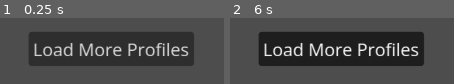
Above: before the commit, frames 1-2 (left to right).
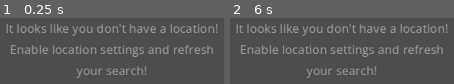
Above: after the commit, the same moments.

Repository: meet-directory/directory-app
Game: Godot game, scene res://app/main_screen/profile_explorer/profile_scroller/end_of_results_page.tscn
The game is run twice, just before and just after one commit, with the same random seed, the same clock (stepped at 60 frames per second) and the same inputs. This scene is started directly instead of the project's main scene.
Inputs (mouse positions are in pixels of both pictures, inside the frame that each line leads up to):
- Up to frame 1 (0.25 s): no input
- Up to frame 2 (6 s): click (342, 49) at 0.5 s, where only the run before the commit has a clickable "Load More Profiles"; move the mouse to (outside the picture) at 1.27 s; click (outside the picture) at 1.42 s; drag from (outside the picture) to (outside the picture) at 2.02 s; move the mouse to (outside the picture) at 2.77 s; click (outside the picture) at 2.92 s; drag from (outside the picture) to (outside the picture) at 3.52 s; move the mouse to (outside the picture) at 4.27 s; click (outside the picture) at 4.42 s; drag from (outside the picture) to (outside the picture) at 5.02 s; move the mouse to (375, 49) at 5.77 s; click (375, 49) at 5.92 s

The runs differ from the first frame. In frame 1, 42% of the frame differs, in the area x 2-98%, y 9-91%; in frame 2, 43%.
Error in both runs: Invalid assignment of property or key 'x' with value of type 'Nil' on a base object of type 'Vector2'. (res://app/main_screen/profile_explorer/profile_scroller…

Commit message:
add special case for users with no location

Diff:
--- a/app/main_screen/profile_explorer/profile_scroller/end_of_results_page.gd
+++ b/app/main_screen/profile_explorer/profile_scroller/end_of_results_page.gd
@@ -3,8 +3,12 @@
 @onready var load_more_tab: CenterContainer = %LoadMoreTab
 @onready var end_of_results_tab: CenterContainer = %EndOfResultsTab
 @onready var no_results_tab: CenterContainer = %NoResultsTab
+@onready var no_location_tab: CenterContainer = %NoLocationTab
+@onready var no_loc_label: Label = %NoLocLabel
 
 signal load_more_requested
+
+const BROWSER_NO_LOCATION_TEXT = "It looks like you don't have a location!\nTry refreshing the page and enabling location settings, then refresh your search!"
 
 func _ready() -> void:
 	# matches ProfileView
@@ -20,3 +24,9 @@
 
 func show_nor():
 	no_results_tab.show()
+
+func show_no_loc():
+	match OS.get_name():
+		"Web":
+			no_loc_label.text = BROWSER_NO_LOCATION_TEXT
+	no_location_tab.show()
--- a/app/main_screen/profile_explorer/profile_scroller/end_of_results_page.tscn
+++ b/app/main_screen/profile_explorer/profile_scroller/end_of_results_page.tscn
@@ -1,11 +1,11 @@
-[gd_scene load_steps=4 format=3 uid="uid://dcft8k5hl0jk3"]
+[gd_scene format=3 uid="uid://dcft8k5hl0jk3"]
 
 [ext_resource type="Script" uid="uid://bphium1cotqoc" path="res://app/main_screen/profile_explorer/profile_scroller/end_of_results_page.gd" id="1_t5r4y"]
 [ext_resource type="LabelSettings" uid="uid://crec8tr40vb4i" path="res://resources/styles/subtle_grey_text_label_setting.tres" id="2_sym4r"]
 
 [sub_resource type="StyleBoxEmpty" id="StyleBoxEmpty_5aqq6"]
 
-[node name="EndOfResultsPage" type="MarginContainer"]
+[node name="EndOfResultsPage" type="MarginContainer" unique_id=2118143734]
 anchors_preset = 13
 anchor_left = 0.5
 anchor_right = 0.5
@@ -16,28 +16,29 @@
 grow_vertical = 2
 script = ExtResource("1_t5r4y")
 
-[node name="TabContainer" type="TabContainer" parent="."]
+[node name="TabContainer" type="TabContainer" parent="." unique_id=1060133654]
 layout_mode = 2
 theme_override_styles/panel = SubResource("StyleBoxEmpty_5aqq6")
-current_tab = 0
+current_tab = 3
 tabs_visible = false
 
-[node name="LoadMoreTab" type="CenterContainer" parent="TabContainer"]
+[node name="LoadMoreTab" type="CenterContainer" parent="TabContainer" unique_id=1026727100]
 unique_name_in_owner = true
+visible = false
 layout_mode = 2
 metadata/_tab_index = 0
 
-[node name="LoadMoreButton" type="Button" parent="TabContainer/LoadMoreTab"]
+[node name="LoadMoreButton" type="Button" parent="TabContainer/LoadMoreTab" unique_id=1127504980]
 layout_mode = 2
 text = "Load More Profiles"
 
-[node name="EndOfResultsTab" type="CenterContainer" parent="TabContainer"]
+[node name="EndOfResultsTab" type="CenterContainer" parent="TabContainer" unique_id=160048857]
 unique_name_in_owner = true
 visible = false
 layout_mode = 2
 metadata/_tab_index = 1
 
-[node name="Label" type="Label" parent="TabContainer/EndOfResultsTab"]
+[node name="Label" type="Label" parent="TabContainer/EndOfResultsTab" unique_id=1754571985]
 layout_mode = 2
 text = "End Of Results
 ---
@@ -46,13 +47,13 @@
 label_settings = ExtResource("2_sym4r")
 horizontal_alignment = 1
 
-[node name="NoResultsTab" type="CenterContainer" parent="TabContainer"]
+[node name="NoResultsTab" type="CenterContainer" parent="TabContainer" unique_id=1263090321]
 unique_name_in_owner = true
 visible = false
 layout_mode = 2
 metadata/_tab_index = 2
 
-[node name="Label" type="Label" parent="TabContainer/NoResultsTab"]
+[node name="Label" type="Label" parent="TabContainer/NoResultsTab" unique_id=105435690]
 layout_mode = 2
 text = "No Results Found :-(
 ---
@@ -60,4 +61,19 @@
 label_settings = ExtResource("2_sym4r")
 horizontal_alignment = 1
 
+[node name="NoLocationTab" type="CenterContainer" parent="TabContainer" unique_id=79907698]
+unique_name_in_owner = true
+layout_mode = 2
+metadata/_tab_index = 3
+
+[node name="NoLocLabel" type="Label" parent="TabContainer/NoLocationTab" unique_id=446007315]
+unique_name_in_owner = true
+custom_minimum_size = Vector2(200, 0)
+layout_mode = 2
+text = "It looks like you don't have a location!
+Enable location settings and refresh your search!"
+label_settings = ExtResource("2_sym4r")
+horizontal_alignment = 1
+autowrap_mode = 3
+
 [connection signal="pressed" from="TabContainer/LoadMoreTab/LoadMoreButton" to="." method="_on_load_more_button_pressed"]
--- a/app/main_screen/profile_explorer/profile_scroller/profile_scroller.gd
+++ b/app/main_screen/profile_explorer/profile_scroller/profile_scroller.gd
@@ -70,17 +70,26 @@
 	right_button.show()
 	Server.query_profiles(_http_request_completed, page)
 
-func _http_request_completed(_resp_code, response):
+func _http_request_completed(resp_code, response):
 	if response != null:
-		var profiles:Array[ProfileResource]
-		for data in response:
-			var profile = ProfileResource.new()
-			profile.from_db(data)
-			profiles.append(profile)
-		profile_scroller.show()
-		if end_screen:
-			end_screen.queue_free()
-		_add_profiles(profiles)
+		right_button.hide()
+		left_button.hide()
+		match resp_code:
+			422:
+				if response["code"] == "no_location":
+					end_screen = end_of_results_scene.instantiate()
+					profile_scroller.add_child(end_screen)
+					end_screen.show_no_loc()
+			200:
+				var profiles:Array[ProfileResource]
+				for data in response:
+					var profile = ProfileResource.new()
+					profile.from_db(data)
+					profiles.append(profile)
+				profile_scroller.show()
+				if end_screen:
+					end_screen.queue_free()
+				_add_profiles(profiles)
 
 func _add_profiles(profiles:Array[ProfileResource]) -> void:
 	for profile in profiles:
--- a/app/main_screen/profile_explorer/profile_scroller/profile_scroller.tscn
+++ b/app/main_screen/profile_explorer/profile_scroller/profile_scroller.tscn
@@ -53,7 +53,7 @@
 expand_margin_right = 5.0
 expand_margin_bottom = 5.0
 
-[node name="ProfileScroller" type="MarginContainer"]
+[node name="ProfileScroller" type="MarginContainer" unique_id=522909247]
 custom_minimum_size = Vector2(400, 0)
 anchors_preset = 13
 anchor_left = 0.5
@@ -67,7 +67,7 @@
 profile_viewer_scene = ExtResource("1_ytsve")
 end_of_results_scene = ExtResource("3_w2sq0")
 
-[node name="ProfileScrollContainer" type="ScrollContainer" parent="." node_paths=PackedStringArray("item_container")]
+[node name="ProfileScrollContainer" type="ScrollContainer" parent="." unique_id=2018247666 node_paths=PackedStringArray("item_container")]
 unique_name_in_owner = true
 layout_mode = 2
 horizontal_scroll_mode = 3
@@ -77,7 +77,7 @@
 item_container = NodePath("MarginContainer/ProfileScroller")
 metadata/_custom_type_script = "uid://bvgtssvy1rsod"
 
-[node name="MarginContainer" type="MarginContainer" parent="ProfileScrollContainer"]
+[node name="MarginContainer" type="MarginContainer" parent="ProfileScrollContainer" unique_id=1342131673]
 unique_name_in_owner = true
 layout_mode = 2
 size_flags_horizontal = 4
@@ -85,24 +85,24 @@
 theme_override_constants/margin_left = 100
 theme_override_constants/margin_right = 100
 
-[node name="ProfileScroller" type="HBoxContainer" parent="ProfileScrollContainer/MarginContainer"]
+[node name="ProfileScroller" type="HBoxContainer" parent="ProfileScrollContainer/MarginContainer" unique_id=334543677]
 unique_name_in_owner = true
 layout_mode = 2
 size_flags_horizontal = 6
 size_flags_vertical = 3
 theme_override_constants/separation = 100
 
-[node name="Profile" parent="ProfileScrollContainer/MarginContainer/ProfileScroller" instance=ExtResource("1_ytsve")]
+[node name="Profile" parent="ProfileScrollContainer/MarginContainer/ProfileScroller" unique_id=1829560101 instance=ExtResource("1_ytsve")]
 custom_minimum_size = Vector2(300, 50)
 layout_mode = 2
 
-[node name="Profile2" parent="ProfileScrollContainer/MarginContainer/ProfileScroller" instance=ExtResource("1_ytsve")]
+[node name="Profile2" parent="ProfileScrollContainer/MarginContainer/ProfileScroller" unique_id=1338196589 instance=ExtResource("1_ytsve")]
 layout_mode = 2
 
-[node name="Profile3" parent="ProfileScrollContainer/MarginContainer/ProfileScroller" instance=ExtResource("1_ytsve")]
+[node name="Profile3" parent="ProfileScrollContainer/MarginContainer/ProfileScroller" unique_id=1130062824 instance=ExtResource("1_ytsve")]
 layout_mode = 2
 
-[node name="RightButton" type="Button" parent="."]
+[node name="RightButton" type="Button" parent="." unique_id=384633397]
 unique_name_in_owner = true
 layout_mode = 2
 size_flags_horizontal = 8
@@ -112,7 +112,7 @@
 theme_override_styles/hover = SubResource("StyleBoxFlat_wp0fx")
 text = "➡️"
 
-[node name="LeftButton" type="Button" parent="."]
+[node name="LeftButton" type="Button" parent="." unique_id=1635258918]
 unique_name_in_owner = true
 layout_mode = 2
 size_flags_horizontal = 0
Not shown: 1 places in app/main_screen/profile_explorer/profile_scroller/profile_scroller.tscn that only renumber resources
